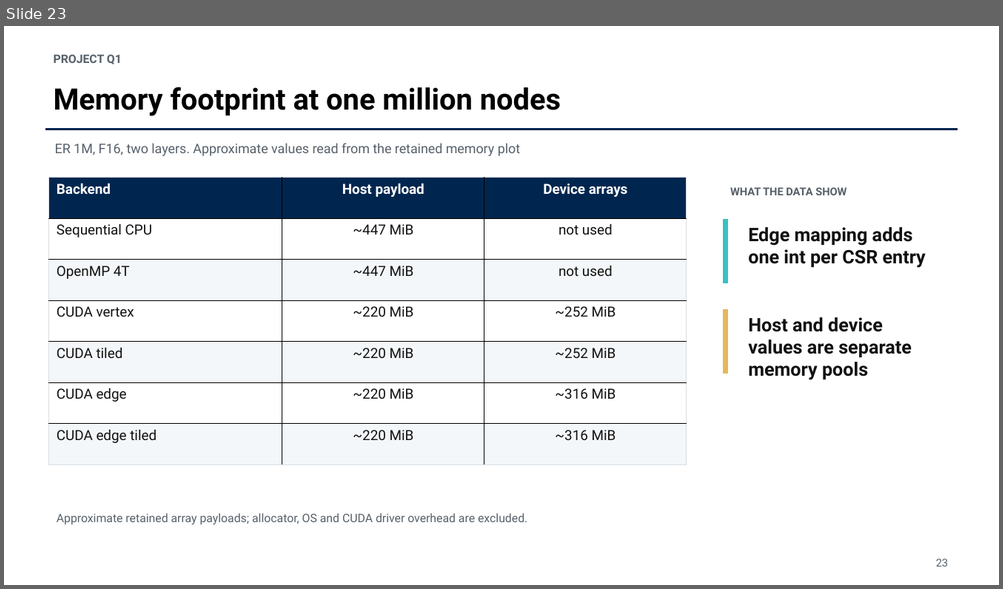
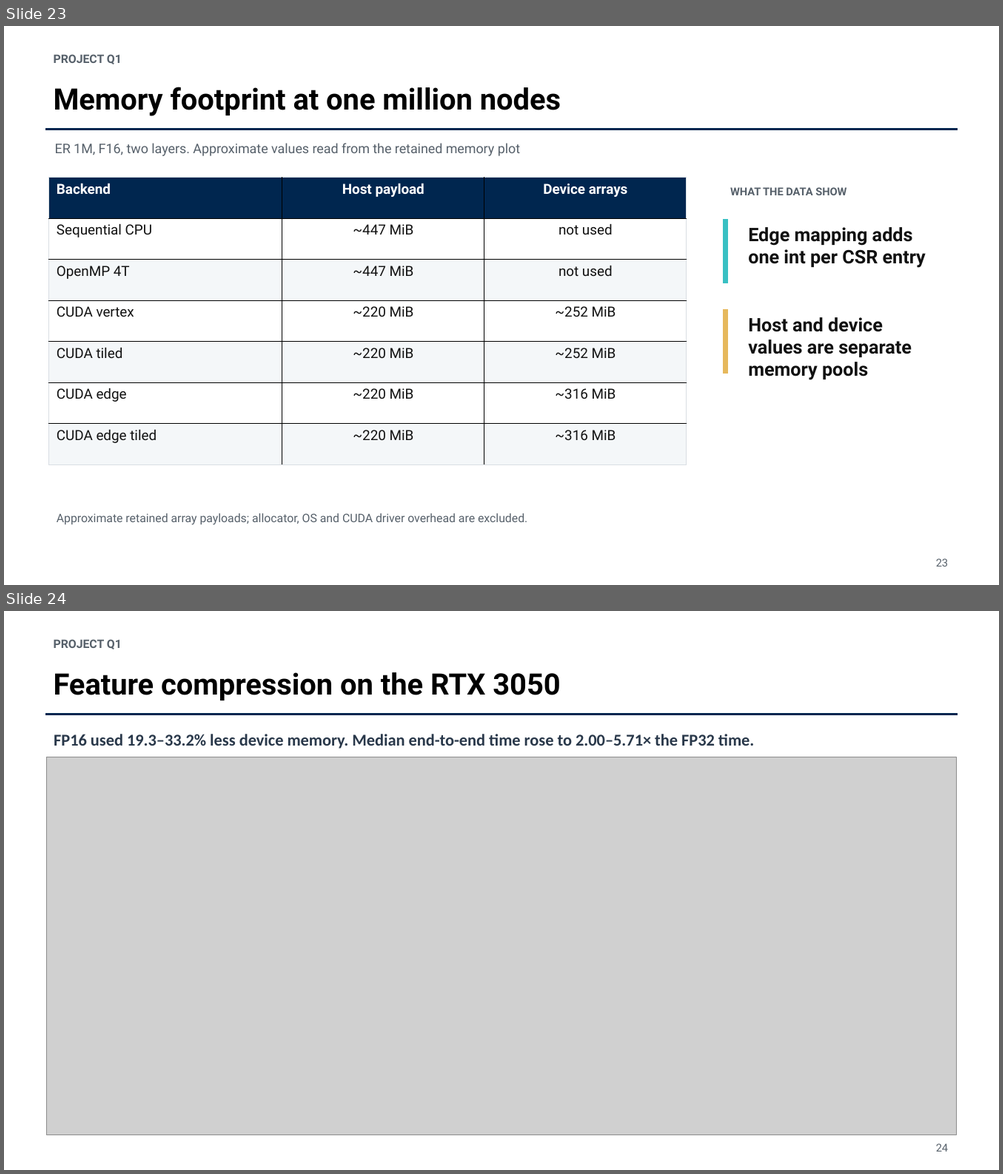
Before and after one commit to numei/gnni_on_gpus, a slide deck: docs/Q1-presentation-final.pptx. Shown one above the other, each under a label of ours: slide 23 before the commit, slides 23 and 24 after it. The pictures are 1003x589 and 1003x1174 pixels, drawn with LibreOffice and Linux fonts; fonts in the diff are those of the drawing; grey boxes stand for pictures. Boxes give left, top, right and bottom in pixels: in the first picture for what was removed or moved away, otherwise in the second. Text is boxed around its words. In the diff, an @@ line names an element or a change of style, - is before the commit and + after.

Commit message:
Add FP16 feature compression and benchmark all eight CUDA scenarios

```diff
--- a/docs/Q1-presentation-final.pptx
+++ b/docs/Q1-presentation-final.pptx
@@ slide 24 added at [4, 611, 999, 1170], background #FFFFFF @@
@@ text added at [54, 639, 122, 649], 11.2 pt, text #56606A, bold @@
+PROJECT Q1
@@ text added at [54, 672, 560, 701], 28.5 pt, text #000000, bold @@
+Feature compression on the RTX 3050
@@ rectangle added at [45, 714, 957, 715], fill #00264F, outline #00264F 0 pt @@
@@ text added at [54, 734, 754, 749], 16 pt, text #29384A, bold @@
+FP16 used 19.3–33.2% less device memory. Median end-to-end time rose to 2.00–5.71× the FP32 time.
@@ picture added at [46, 758, 956, 1136] @@
@@ text added at [936, 1144, 948, 1152], 10.5 pt, text #56606A @@
+24
```
Also in this commit, not shown: 7 slides changed, 35 other files.
